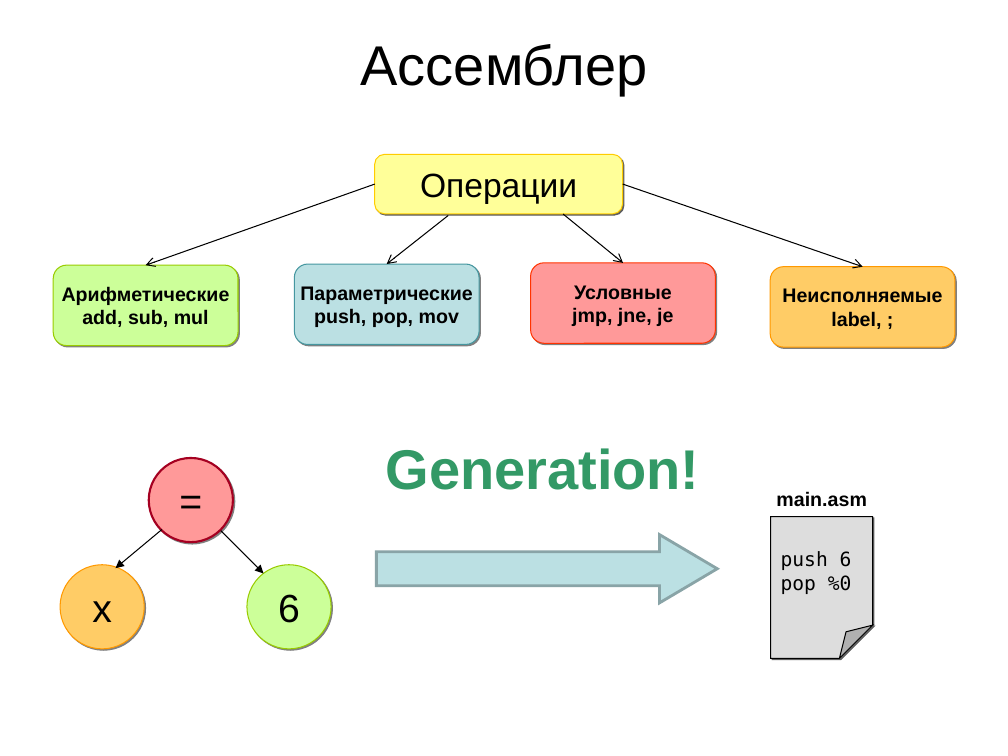
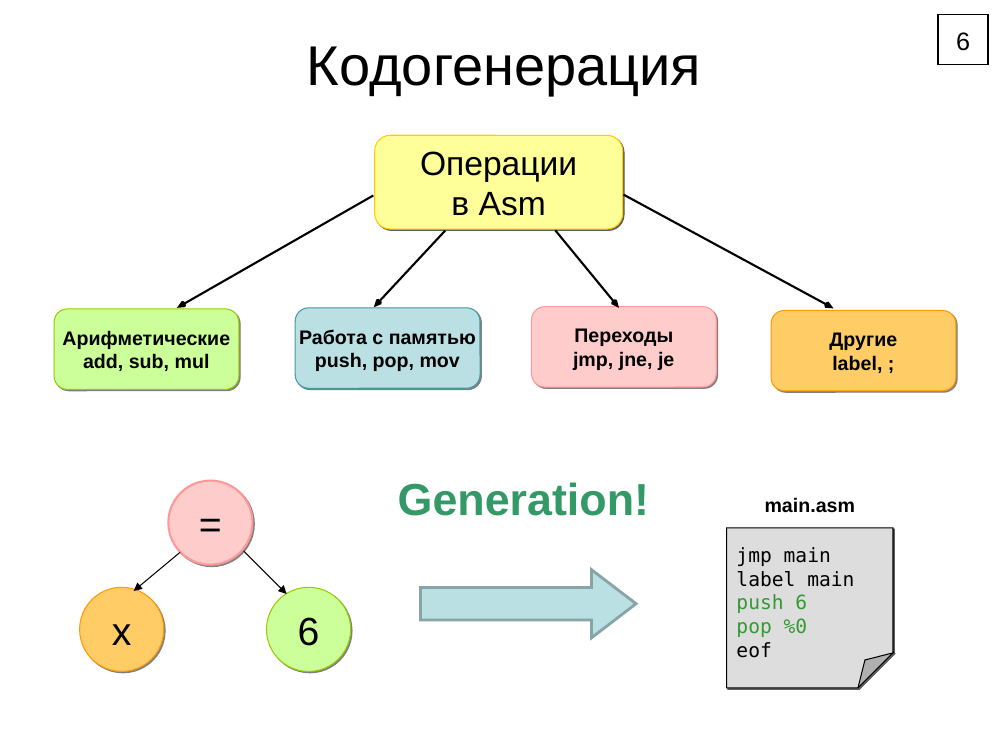
Before and after one commit to Klesomik/Compiler, a slide deck: slide 6 of Compiler/Theory/Report.ppt (slide 8 before the commit). Drawn at 1008x756 pixels with LibreOffice and Linux fonts; fonts in the diff are those of the drawing. Boxes give left, top, right and bottom in pixels: in the first picture for what was removed or moved away, otherwise in the second. Text is boxed around its words. In the diff, an @@ line names an element or a change of style, - is before the commit and + after.

```diff
--- a/Compiler/Theory/Report.ppt
+++ b/Compiler/Theory/Report.ppt
@@ rectangle added at (938,15,989,66), fill #FFFFFF, outline #000000 0.74 pt, 18 pt, text #000000 @@
+6
@@ text at (307,46,701,95): text changed @@
-Ассемблер
+Кодогенерация
@@ rounded rectangle "Операции": place and size @@
-rounded rectangle "Операции" at (375,154,623,214)
+rounded rectangle "Операции" at (375,135,623,229)
@@ arrow moved from (375, 184) - (145, 265) to (373, 196) - (177, 307) @@
@@ arrow (373, 196) - (177, 307): stroke #000000 0.74 pt to #000000 1.5 pt @@
@@ text in rounded rectangle at (451,192,546,216): paragraph added @@
+в Asm
@@ arrow moved from (623, 184) - (863, 267) to (624, 195) - (834, 308) @@
@@ arrow (624, 195) - (834, 308): stroke #000000 0.74 pt to #000000 1.5 pt @@
@@ arrow moved from (449, 216) - (387, 264) to (446, 231) - (374, 307) @@
@@ arrow (446, 231) - (374, 307): stroke #000000 0.74 pt to #000000 1.5 pt @@
@@ arrow moved from (563, 214) - (623, 263) to (555, 230) - (619, 307) @@
@@ arrow (555, 230) - (619, 307): stroke #000000 0.74 pt to #000000 1.5 pt @@
@@ text in rounded rectangle at (299,329,476,345): text changed @@
-Параметрические
+Работа с памятью
@@ rounded rectangle "Переходы" at (531,306,716,387): fill #FF9999 to #FFCCCC; outline #FF3300 0.74 pt to #FF9999 0.74 pt @@
@@ text in rounded rectangle at (574,328,673,346): text changed @@
-Условные
+Переходы
@@ 4 rounded rectangles: place and size @@
-4 rounded rectangles at (53,263,955,348)
+4 rounded rectangles at (54,306,956,391)
@@ text in rounded rectangle at (829,332,897,350): text changed @@
-Неисполняемые
+Другие
@@ text "Generation!": place and size @@
-text "Generation!" at (386,448,700,490)
+text "Generation!" at (398,482,649,516)
@@ text "Generation!" at (398,482,649,516): size 40 to 32 pt @@
@@ 3 ellipses, 1 arrow: place and size @@
-3 ellipses, 1 arrow at (60,458,332,649)
+3 ellipses, 1 arrow at (80,481,351,672)
@@ ellipse "=" at (168,481,253,565): fill #FF9999 to #FFCCCC; outline #A50021 1.5 pt to #FF9999 1.5 pt @@
@@ text "main.asm": place and size @@
-text "main.asm" at (776,491,866,507)
+text "main.asm" at (765,497,855,513)
@@ folded corner "jmp main" at (727,528,893,688): proportions changed @@
@@ folded corner "jmp main": place and size @@
-folded corner "jmp main" at (771,517,873,659)
+folded corner "jmp main" at (727,528,893,688)
@@ arrow moved from (221, 530) - (263, 574) to (244, 551) - (286, 594) @@
@@ text in folded corner at (736,547,854,587): paragraphs added @@
+jmp main
+label main
@@ right arrow: place and size @@
-right arrow at (376,534,717,603)
+right arrow at (420,570,636,638)
@@ right arrow at (420,570,636,638): proportions changed @@
@@ text in folded corner at (736,594,808,637): text colour #000000 to #339933 in "push 6", "pop %0" @@
@@ text in folded corner at (736,642,771,658): paragraph added @@
+eof
```
Also in this commit, not shown: 6 other slides changed, 5 slides added, 5 slides removed, 19 other files.
